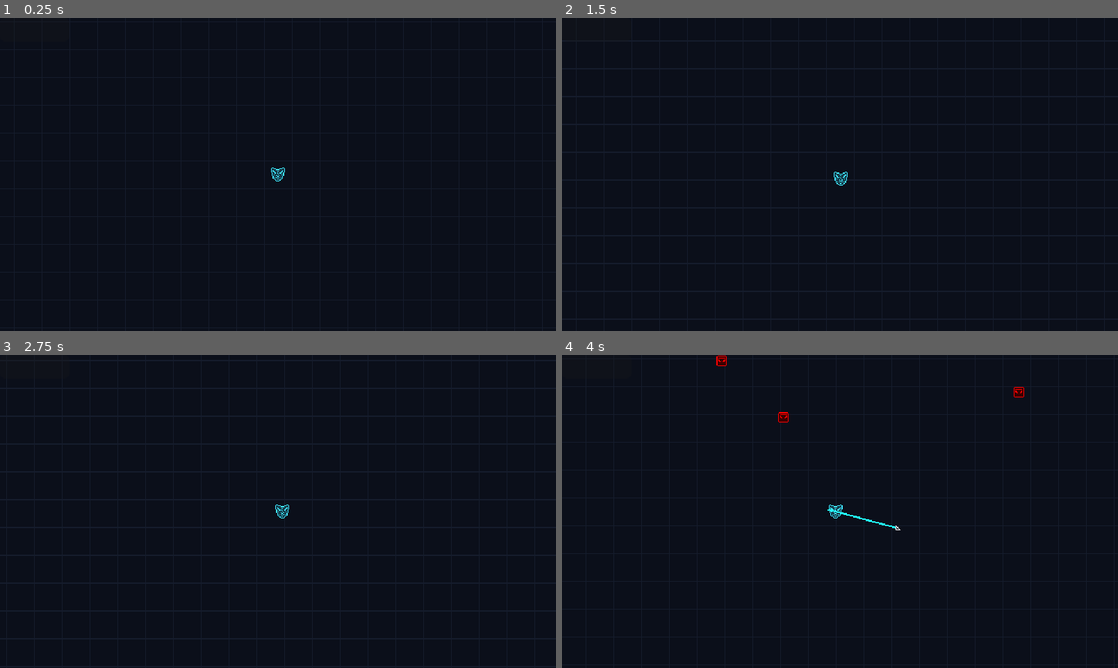
Above: before the commit, frames 1-4 (two rows, left to right).
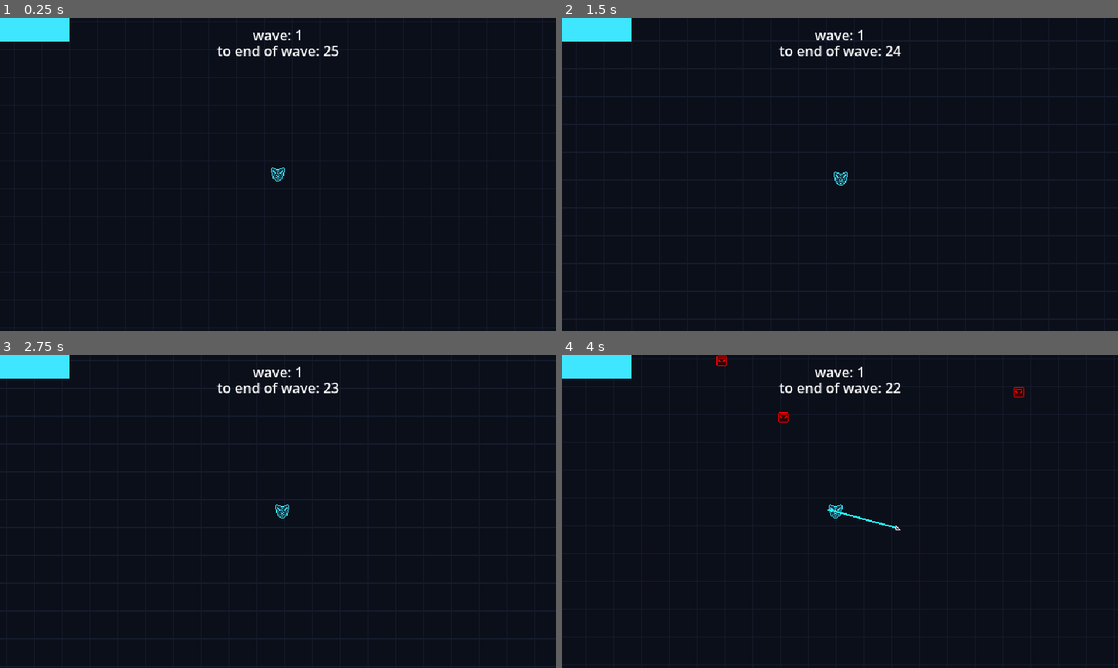
Above: after the commit, the same moments.

Repository: butteredsaltedtoast/orbit
Game: Godot game, scene res://levels/main.tscn
Same seed, same stepped clock (60 frames per second), same inputs: the game is played once before the commit and once after it.
Inputs (mouse positions are in pixels of both pictures, inside the frame that each line leads up to):
- Up to frame 1 (0.25 s): no input
- Up to frame 2 (1.5 s): tap Enter at 0.5 s; move the mouse to (962, 158) at 0.52 s; hold D (move_right) 0.53-1.28 s; click (962, 158) at 0.6 s; right-click (962, 158) at 0.8 s; tap Space at 1.25 s; move the mouse to (728, 190) at 1.27 s; hold S (move_down) from 1.28 s (still down); right-click (728, 190) at 1.35 s
- Up to frame 3 (2.75 s): click (166, 527) at 1.55 s; tap Enter at 2 s; move the mouse to (333, 442) at 2.02 s; release S (move_down) at 2.03 s; hold D (move_right) from 2.03 s (still down); click (333, 442) at 2.1 s; right-click (333, 442) at 2.3 s
- Up to frame 4 (4 s): move the mouse to (812, 574) at 2.77 s; release D (move_right) at 2.78 s; hold W (move_up) 2.78-3.53 s; right-click (812, 574) at 2.85 s; click (812, 574) at 3.05 s; move the mouse to (1006, 558) at 3.52 s; hold A (move_left) from 3.53 s (still down); click (1006, 558) at 3.6 s; right-click (1006, 558) at 3.8 s

The runs differ from the first frame. In frame 1, 1.4% of the frame differs, in the area x 0-61%, y 0-13%; in frame 2, 1.4%, in the area x 0-62%, y 0-13%; in frame 3, 1.4%; in frame 4, 1.4%.

Commit message:
more ui and some cleanup and fixes

Diff:
--- a/globals/game_state.gd
+++ b/globals/game_state.gd
@@ -1,7 +1,7 @@
 extends Node
 
-signal hp_changed(curr, max)
-signal wave_changed(wv)
+signal hp_changed(curr: float, mx: float)
+signal wave_changed(wv: int)
 
 var player: Player = null
 var wave: int = 0
--- a/levels/main.tscn
+++ b/levels/main.tscn
@@ -25,4 +25,5 @@
 enemy_scene = ExtResource("3_l8qe7")
 enemies = NodePath("../Enemies")
 
-[node name="Hud" parent="." unique_id=730284070 instance=ExtResource("5_ifaiv")]
+[node name="Hud" parent="." unique_id=730284070 node_paths=PackedStringArray("wave_manager") instance=ExtResource("5_ifaiv")]
+wave_manager = NodePath("../WaveManager")
--- a/player/hook.gd
+++ b/player/hook.gd
@@ -6,7 +6,7 @@
 signal latched(enemy: Enemy)
 signal returned
 
-@onready var hook: Line2D = $Line2D
+@onready var tether: Line2D = $Line2D
 
 @export var speed: float = 500.0
 @export var return_speed: float = 700.0
@@ -19,8 +19,8 @@
 func _process(delta: float) -> void:
 	if not is_instance_valid(GameState.player):
 		return
-	var v: Vector2 = hook.to_local(GameState.player.global_position)
-	hook.set_point_position(1, v)
+	var v: Vector2 = tether.to_local(GameState.player.global_position)
+	tether.set_point_position(1, v)
 
 func _physics_process(delta: float) -> void:
 	if state == State.FLYING:
--- a/player/orbit.gd
+++ b/player/orbit.gd
@@ -8,8 +8,6 @@
 @export var hook_cooldown: float = 0.35
 @export var fling_cooldown: float = 0.15
 
-@onready var zone: Area2D = $DebugGrabZone
-
 var captured: Array[Enemy] = []
 var base_angle: float = 0.0
 var hook_out: bool = false
@@ -18,15 +16,6 @@
 
 func _physics_process(delta: float) -> void:
 	var aim_dir: Vector2 = global_position.direction_to(get_global_mouse_position())
-	#if Input.is_action_just_pressed("debug_grab") and captured.size() < max_slots:
-		#var nearest: Enemy = null
-		#for x in zone.get_overlapping_bodies():
-			#if x is Enemy:
-				#if nearest == null or x.global_position.distance_squared_to(global_position) < nearest.global_position.distance_squared_to(global_position):
-					#nearest = x
-		#if nearest != null:
-			#captured.append(nearest)
-			#nearest.capture()
 	hook_timer = move_toward(hook_timer, 0, delta)
 	fling_timer = move_toward(fling_timer, 0, delta)
 	if Input.is_action_just_pressed("hook"):
--- a/player/player.gd
+++ b/player/player.gd
@@ -13,6 +13,7 @@
 
 var current_hp: float
 var tween: Tween
+var dead: bool = false
 
 func _ready() -> void:
 	GameState.player = self
@@ -32,11 +33,14 @@
 	move_and_slide()
 
 func take_damage(damage: float) -> void:
-	if(!inv_timer.is_stopped()):
+	if(!inv_timer.is_stopped()) or dead:
 		return
+	current_hp = max(current_hp - damage, 0)
+	GameState.hp_changed.emit(current_hp, max_hp)
 	if(current_hp <= 0):
-		current_hp = 0
 		print("dead")
+		dead = true
+		return
 	else:
 		print("hp: ", current_hp)
 		inv_timer.start()
@@ -51,8 +55,6 @@
 		tween.tween_property(sprite, "modulate", Color(10, 10, 10), 0)
 		tween.tween_interval(inv_timer.wait_time / 3)
 		tween.tween_property(sprite, "modulate", Color.WHITE, 0)
-		current_hp -= damage
-	GameState.hp_changed.emit(current_hp, max_hp)
 
 func _on_hurtbox_body_entered(body: Node2D) -> void:
 	if body is Enemy:
--- a/player/player.tscn
+++ b/player/player.tscn
@@ -11,9 +11,6 @@
 
 [sub_resource type="CircleShape2D" id="CircleShape2D_o33cc"]
 radius = 5.0
-
-[sub_resource type="CircleShape2D" id="CircleShape2D_ddfx8"]
-radius = 40.0
 
 [node name="Player" type="CharacterBody2D" unique_id=1696184416 groups=["player"]]
 collision_mask = 0
@@ -45,12 +42,5 @@
 script = ExtResource("3_g1dw6")
 hook_scene = ExtResource("5_qjkh3")
 
-[node name="DebugGrabZone" type="Area2D" parent="Orbit" unique_id=345317877]
-collision_layer = 0
-collision_mask = 2
-
-[node name="CollisionShape2D" type="CollisionShape2D" parent="Orbit/DebugGrabZone" unique_id=1841206219]
-shape = SubResource("CircleShape2D_ddfx8")
-
 [connection signal="body_entered" from="Hurtbox" to="." method="_on_hurtbox_body_entered"]
 [connection signal="timeout" from="InvincibleTimer" to="." method="_on_invincible_timer_timeout"]
--- a/ui/hud.gd
+++ b/ui/hud.gd
@@ -4,12 +4,23 @@
 @onready var wvlabel: Label = $MarginContainer/Control/Wavelabel
 @onready var cdlabel: Label = $MarginContainer/Control/Countdownlabel
 
+@export var wave_manager: WaveManager
+
 func _ready() -> void:
 	GameState.hp_changed.connect(update_hp)
 	GameState.wave_changed.connect(update_wave)
+	update_wave(GameState.wave)
+	if is_instance_valid(GameState.player):
+		update_hp(GameState.player.current_hp, GameState.player.max_hp)
 
-func update_hp(hp: float) -> void:
-	hpbar.progress = hp
+func _process(_delta: float) -> void:
+	if wave_manager == null:
+		return
+	cdlabel.text = "to end of wave: " + str(ceili(wave_manager.wave_time_left)) if wave_manager.in_wave else "break for: " + str(ceili(wave_manager.break_time_left))
 
-func update_wave(wave:float) -> void:
-	pass
+func update_hp(curr: float, mx: float) -> void:
+	hpbar.max_value = mx
+	hpbar.value = curr
+
+func update_wave(wave: int) -> void:
+	wvlabel.text = "wave: " + str(wave)
--- a/ui/hud.tscn
+++ b/ui/hud.tscn
@@ -1,6 +1,20 @@
 [gd_scene format=3 uid="uid://cjlkw0dmxnwto"]
 
 [ext_resource type="Script" uid="uid://5bshsqc6wmia" path="res://ui/hud.gd" id="1_rbyyf"]
+
+[sub_resource type="StyleBoxFlat" id="StyleBoxFlat_qjkh3"]
+content_margin_left = 0.0
+content_margin_top = 0.0
+content_margin_right = 0.0
+content_margin_bottom = 0.0
+bg_color = Color(0.08235294, 0.22745098, 0.28235295, 1)
+
+[sub_resource type="StyleBoxFlat" id="StyleBoxFlat_rbyyf"]
+content_margin_left = 0.0
+content_margin_top = 0.0
+content_margin_right = 0.0
+content_margin_bottom = 0.0
+bg_color = Color(0.24313726, 0.9019608, 1, 1)
 
 [node name="Hud" type="CanvasLayer" unique_id=730284070]
 script = ExtResource("1_rbyyf")
@@ -26,6 +40,8 @@
 offset_top = -8.0
 offset_right = -4.0
 offset_bottom = 19.0
+theme_override_styles/background = SubResource("StyleBoxFlat_qjkh3")
+theme_override_styles/fill = SubResource("StyleBoxFlat_rbyyf")
 show_percentage = false
 
 [node name="Wavelabel" type="Label" parent="MarginContainer/Control" unique_id=1950447927]
